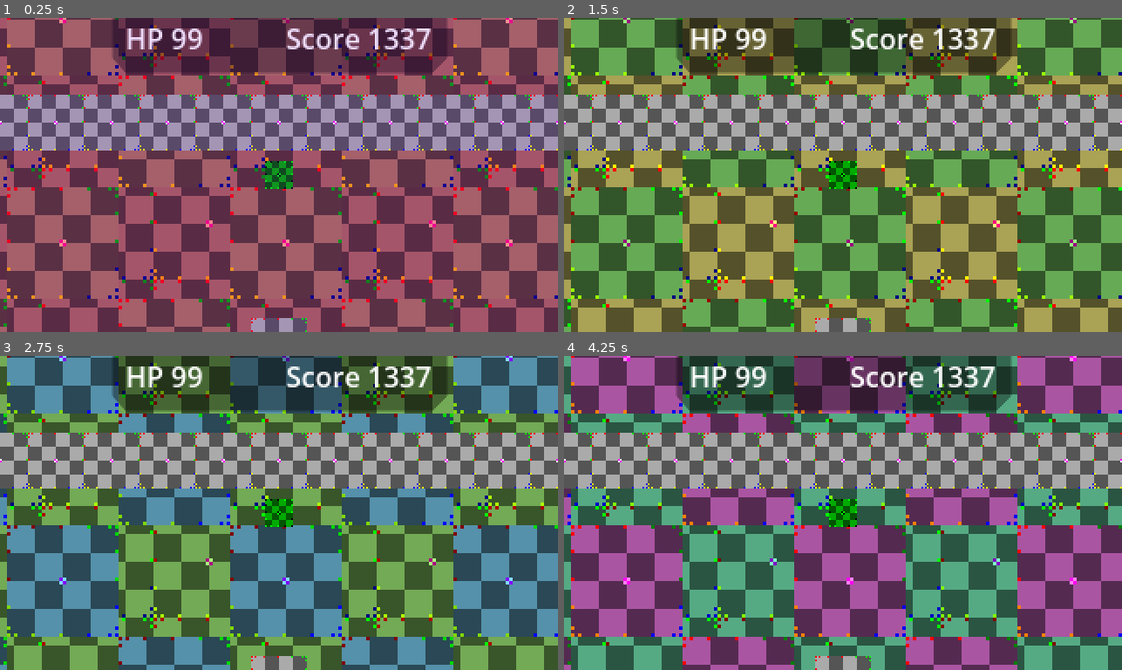
Above: before the commit, frames 1-4 (two rows, left to right).
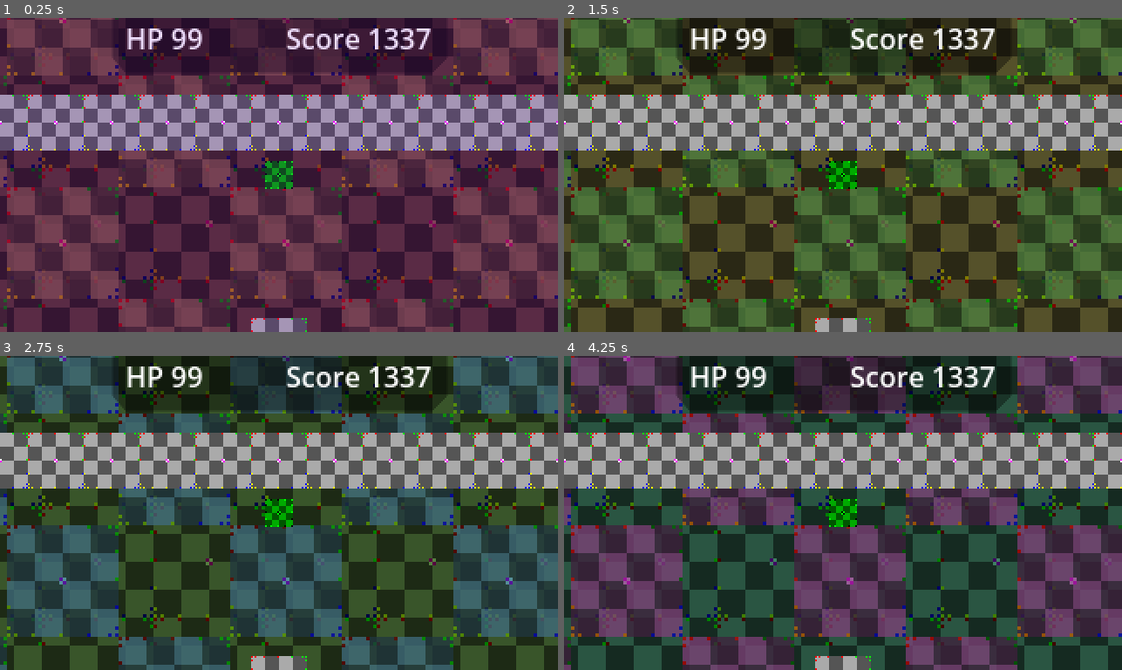
Above: after the commit, the same moments.

Repository: InvadingOctopus/comedot
Game: Godot game, scene res://Templates/Scenes/PlatformSceneTemplate.tscn
Two runs of this game, one before a commit and one after it. Both use one fixed random seed, a clock stepped at 60 frames per second and the inputs below.
Inputs (mouse positions are in pixels of both pictures, inside the frame that each line leads up to):
- Up to frame 1 (0.25 s): no input
- Up to frame 2 (1.5 s): move the mouse to (965, 159) at 0.52 s; hold Right (moveRight) from 0.53 s (still down); click (965, 159) at 0.6 s; tap Space (jump) at 0.77 s; move the mouse to (731, 190) at 1.27 s; right-click (731, 190) at 1.35 s
- Up to frame 3 (2.75 s): tap Space (jump) at 1.52 s; move the mouse to (334, 443) at 2.02 s; release Right (moveRight) at 2.03 s; hold Left (moveLeft) from 2.03 s (still down); click (334, 443) at 2.1 s
- Up to frame 4 (4.25 s): move the mouse to (815, 575) at 2.77 s; release Left (moveLeft) at 2.78 s; hold Right (moveRight) from 2.78 s (still down); right-click (815, 575) at 2.85 s; tap Space (jump) at 3.02, 3.77 s; move the mouse to (1010, 560) at 3.52 s; click (1010, 560) at 3.6 s

The runs differ from the first frame. In frame 1, 57% of the frame differs, in the area x 0-100%, y 0-100%; in frame 2, 71%; in frame 3, 79%; in frame 4, 79%.

Commit message:
Reduce background brightness and opacity

Diff:
--- a/AutoLoad/TestBackground.tscn
+++ b/AutoLoad/TestBackground.tscn
@@ -13,6 +13,7 @@
 hueModifier = 0.1
 
 [node name="TileMap1Solid" type="TileMapLayer" parent="Parallax2D1"]
+modulate = Color(0.5, 0.5, 0.5, 1)
 scale = Vector2(2, 2)
 tile_map_data = PackedByteArray("AAAAAAAAAwAAAAAAAAAAAAEAAwAAAAAAAAAAAAIAAwAAAAAAAAAAAAMAAwAAAAAAAAAAAAQAAwAAAAAAAAAAAA …(944 unchanged characters)…
 tile_set = ExtResource("3_dtutw")
@@ -24,6 +25,7 @@
 script = ExtResource("1_ngbrm")
 
 [node name="TileMap2Checkered" type="TileMapLayer" parent="Parallax2D2"]
+modulate = Color(0.75, 0.75, 0.75, 0.75)
 scale = Vector2(2, 2)
 tile_map_data = PackedByteArray("AAAAAAAAAwAAAAAAAAACAAAAAwAAAAAAAAABAAEAAwAAAAAAAAAAAAIAAwAAAAAAAAAEAAAAAwAAAAAAAAADAA …(432 unchanged characters)…
 tile_set = ExtResource("3_dtutw")
